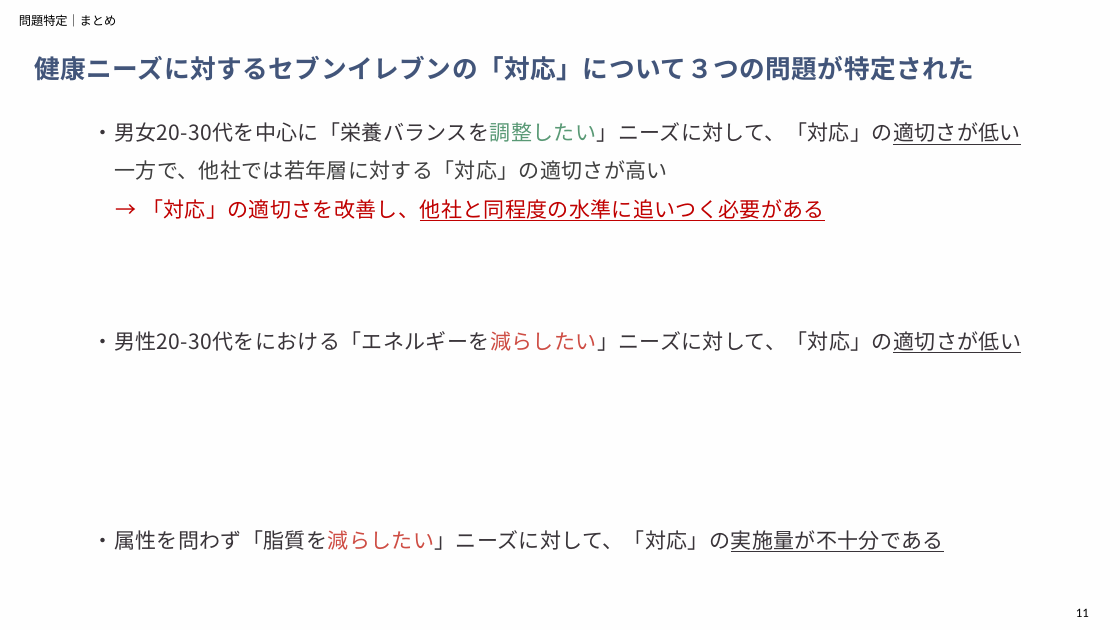
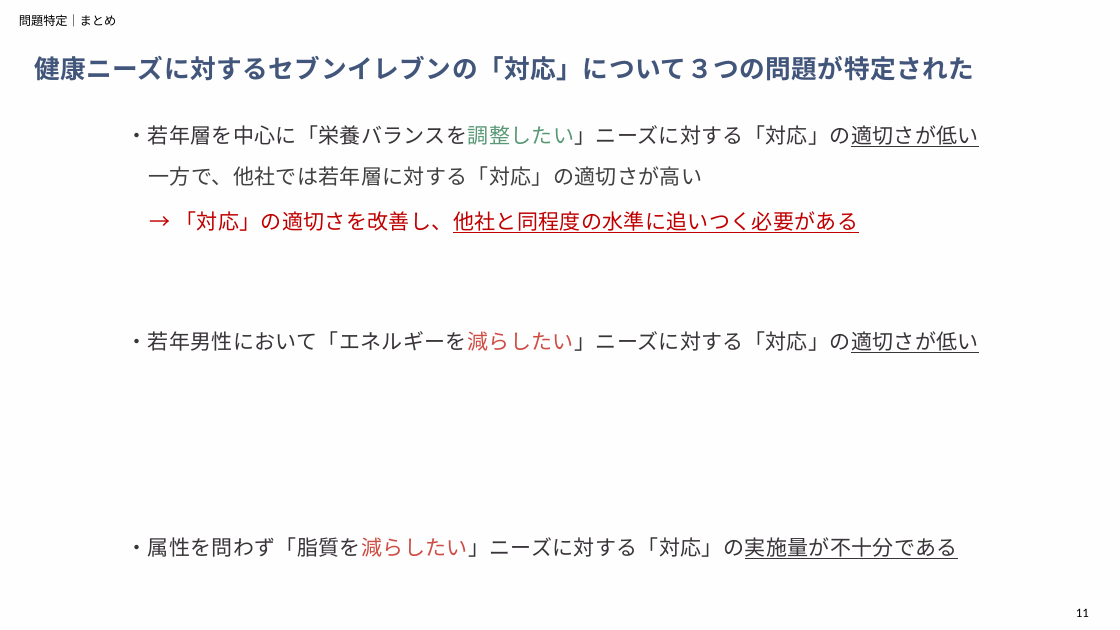
Before and after one commit to aoiseki0415/Accenture_CEO, a slide deck: slide 11 of 提出物一覧/アクセンチュア_最終報告（作成中）.pptx. Drawn at 1120x630 pixels with LibreOffice and Linux fonts; fonts in the diff are those of the drawing. Boxes give left, top, right and bottom in pixels: in the first picture for what was removed or moved away, otherwise in the second. Text is boxed around its words. In the diff, an @@ line names an element or a change of style, - is before the commit and + after.

```diff
--- a/提出物一覧/アクセンチュア_最終報告（作成中）.pptx
+++ b/提出物一覧/アクセンチュア_最終報告（作成中）.pptx
@@ text at (x1=126, y1=125, x2=979, y2=147): text changed @@
-・男女20-30代を中心に「栄養バランスを調整したい」ニーズに対して、「対応」の適切さが低い
+・若年層を中心に「栄養バランスを調整したい」ニーズに対する「対応」の適切さが低い
@@ text "一方で、他社では若年層に対する「対応」の適切さが高い" moved from (x1=114, y1=160, x2=668, y2=180) to (x1=149, y1=166, x2=703, y2=186) @@
@@ text "→ 「対応」の適切さを改善し、他社と同程度の水準に追いつく必要がある" moved from (x1=142, y1=199, x2=825, y2=221) to (x1=175, y1=211, x2=858, y2=233) @@
@@ text at (x1=126, y1=331, x2=978, y2=353): text changed @@
-・男性20-30代をにおける「エネルギーを減らしたい」ニーズに対して、「対応」の適切さが低い
+・若年男性において「エネルギーを減らしたい」ニーズに対する「対応」の適切さが低い
@@ text at (x1=126, y1=537, x2=957, y2=559): text changed @@
-・属性を問わず「脂質を減らしたい」ニーズに対して、「対応」の実施量が不十分である
+・属性を問わず「脂質を減らしたい」ニーズに対する「対応」の実施量が不十分である
```
Also in this commit, not shown: 9 other slides changed.
